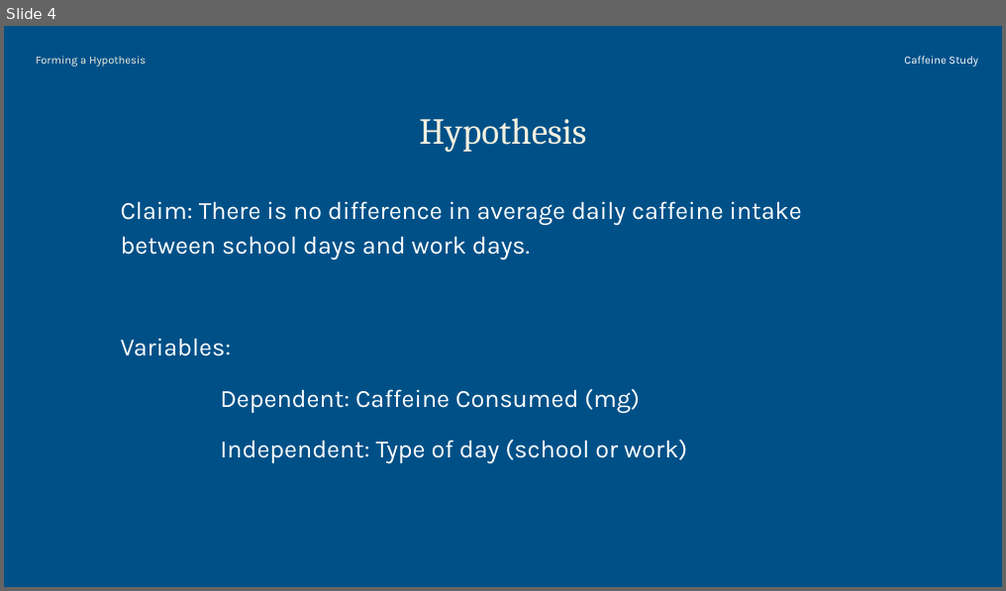
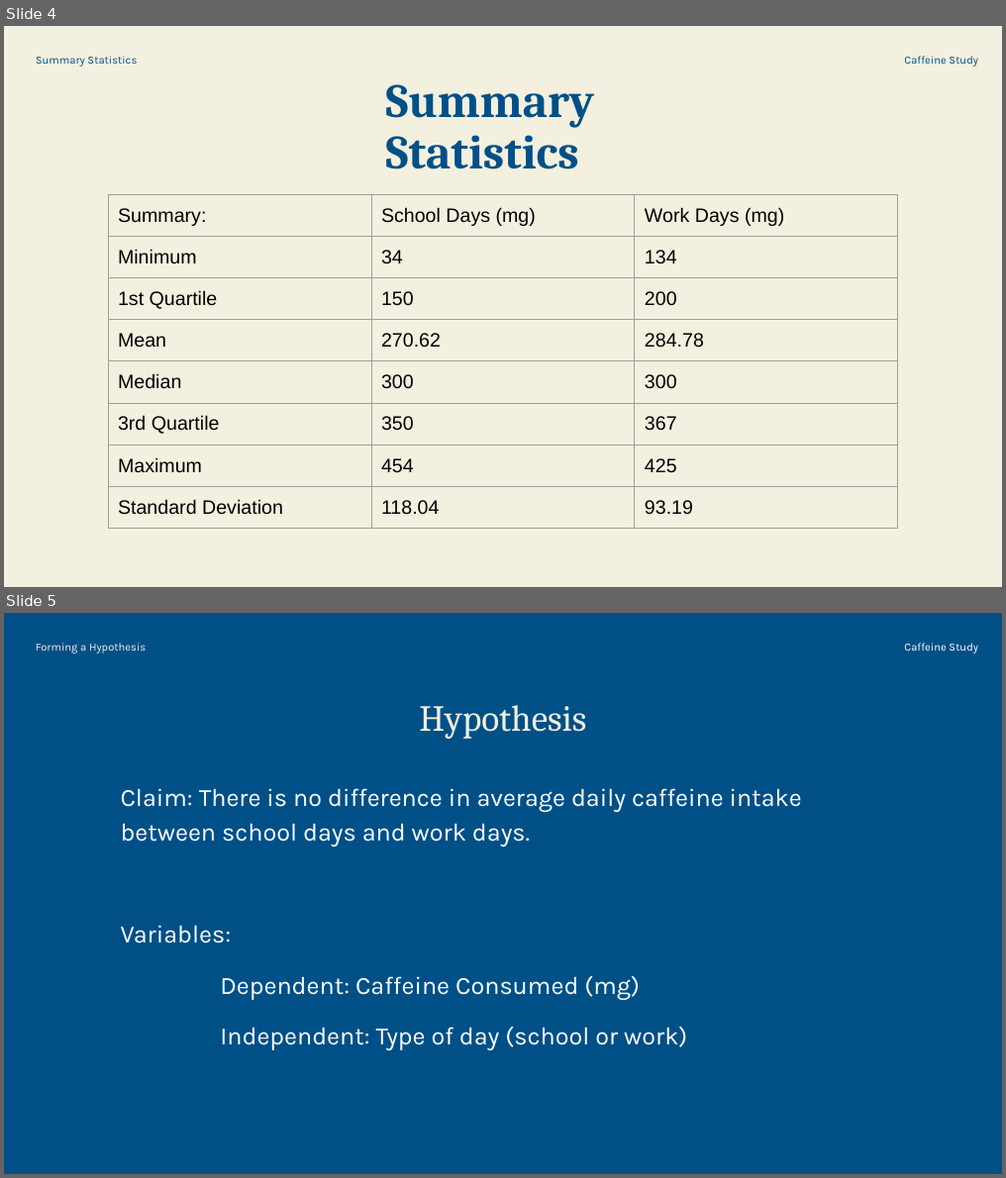
Before and after one commit to Blake-Dee/DATA, a slide deck: Caffeine Intake Analysis.pptx. Shown one above the other, each under a label of ours: slide 4 before the commit, slides 4 and 5 after it. The pictures are 1006x591 and 1006x1178 pixels, drawn with LibreOffice and Linux fonts; fonts in the diff are those of the drawing. Boxes give left, top, right and bottom in pixels: in the first picture for what was removed or moved away, otherwise in the second. Text is boxed around its words. In the diff, an @@ line names an element or a change of style, - is before the commit and + after.

```diff
--- a/Caffeine Intake Analysis.pptx
+++ b/Caffeine Intake Analysis.pptx
@@ slide 4 added at [4, 26, 1002, 587], background #F3F0DF @@
@@ text added at [36, 56, 137, 67], 8 pt, text #005088 @@
+Summary Statistics
@@ title added at [386, 84, 594, 170], 34.5 pt, text #005088, bold @@
+Summary Statistics
@@ text added at [904, 56, 978, 67], 8 pt, text #005088 @@
+Caffeine Study
@@ table added at [108, 194, 898, 522], 8 rows, 3 columns @@
+Summary: | School Days (mg) | Work Days (mg)
+Minimum | 34 | 134
+1st Quartile | 150 | 200
+Mean | 270.62 | 284.78
+Median | 300 | 300
+3rd Quartile | 350 | 367
+Maximum | 454 | 425
+Standard Deviation | 118.04 | 93.19
@@ what was slide 4 is now slide 5 @@
```
Also in this commit, not shown: 1 slide changed, 2 other slides added.
